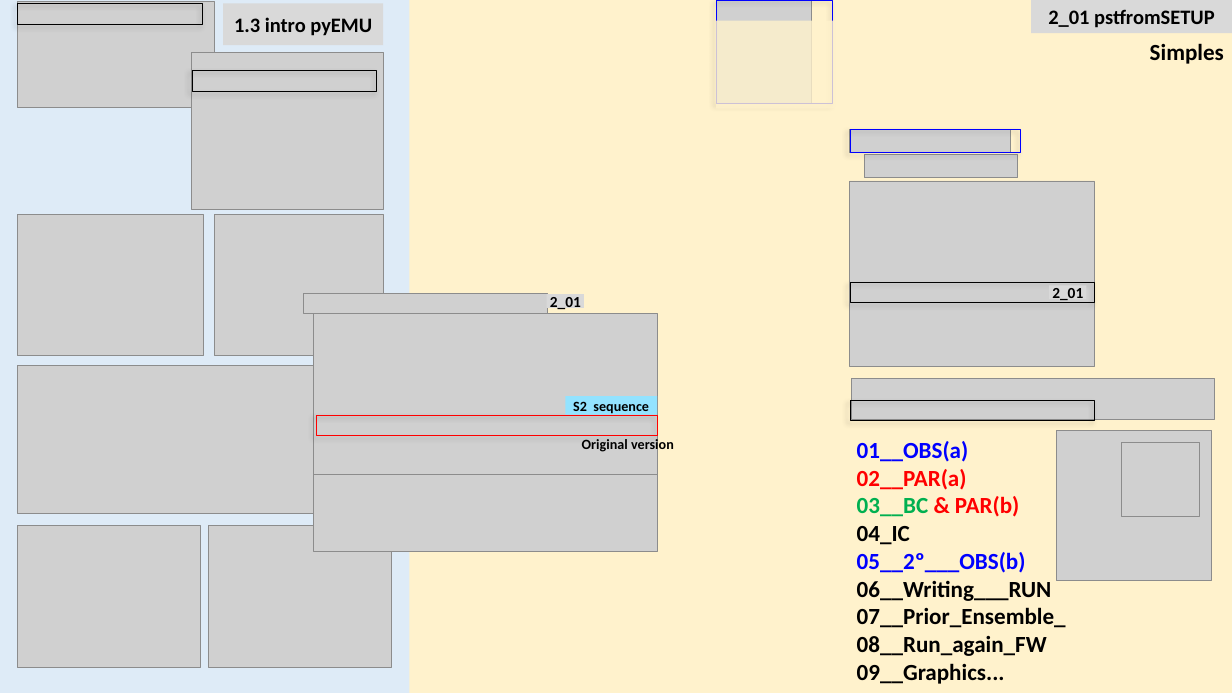
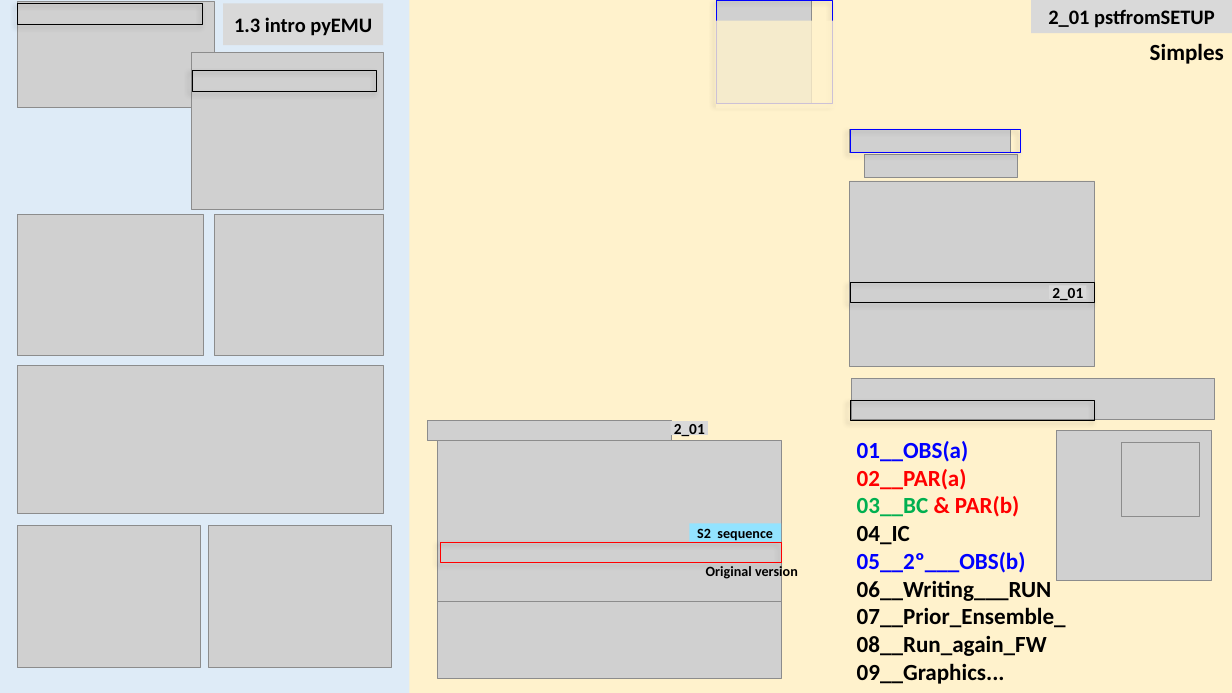
Before and after one commit to grossiRM/00_Betami, a slide deck: slide 7 of 01_Follow_up__activities.pptx. Drawn at 1232x693 pixels with LibreOffice and Linux fonts; fonts in the diff are those of the drawing; grey boxes stand for pictures. Boxes give left, top, right and bottom in pixels: in the first picture for what was removed or moved away, otherwise in the second. Text is boxed around its words. In the diff, an @@ line names an element or a change of style, - is before the commit and + after.

```diff
--- a/01_Follow_up__activities.pptx
+++ b/01_Follow_up__activities.pptx
@@ 2 rectangles, 1 picture, 1 text moved together from (x1=303, y1=294, x2=674, y2=453) to (x1=427, y1=421, x2=798, y2=580) @@
@@ 2 pictures, 1 rectangle moved together from (x1=313, y1=313, x2=658, y2=551) to (x1=438, y1=441, x2=782, y2=678) @@
```
Also in this commit, not shown: 1 other slide changed, 2 other files.
